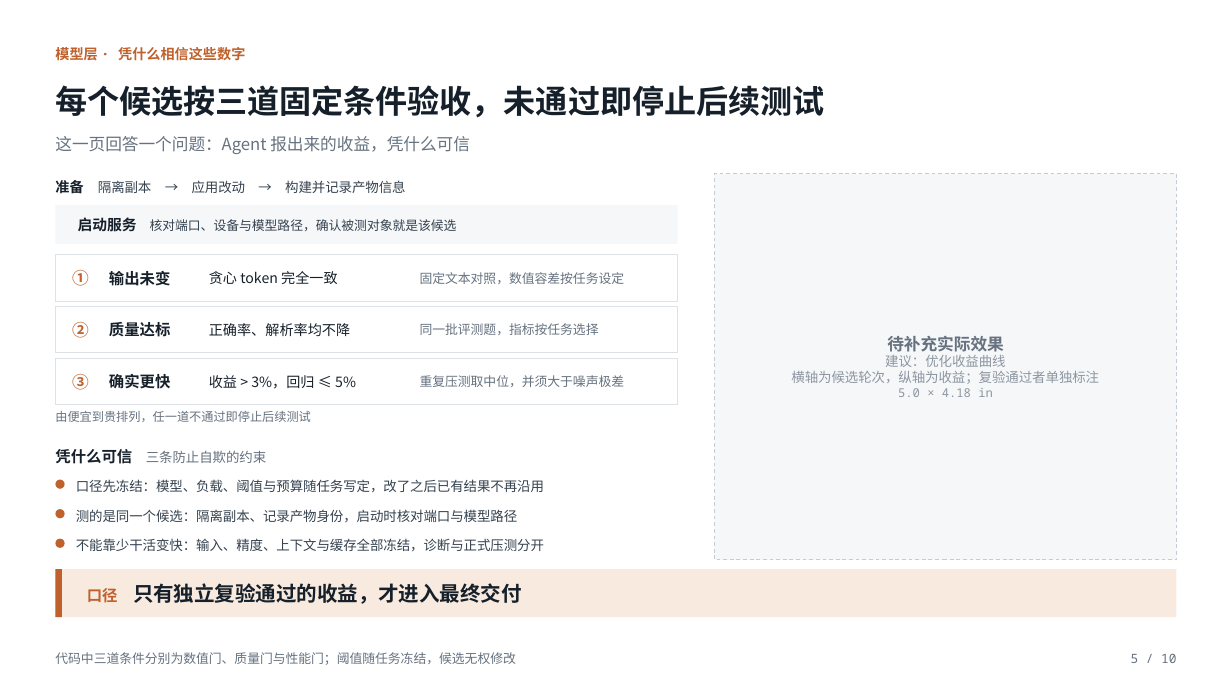
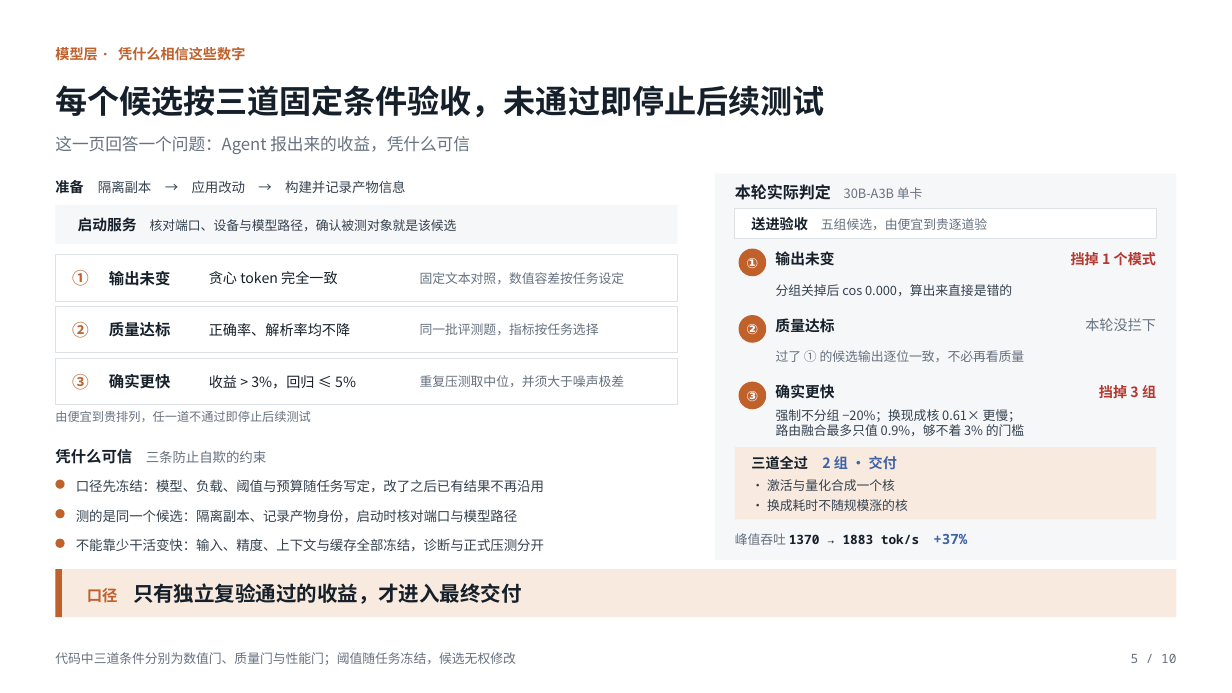
Before and after one commit to learning-sketch/sglang-maestro, a slide deck: slide 5 of slides/m100_agent_deck.pptx. Drawn at 1232x693 pixels with LibreOffice and Linux fonts; fonts in the diff are those of the drawing. Boxes give left, top, right and bottom in pixels: in the first picture for what was removed or moved away, otherwise in the second. Text is boxed around its words. In the diff, an @@ line names an element or a change of style, - is before the commit and + after.

```diff
--- a/slides/m100_agent_deck.pptx
+++ b/slides/m100_agent_deck.pptx
@@ rectangle at [714, 174, 1177, 560]: outline #C5CCD4 0.75 pt dashed to none @@
@@ text added at [735, 184, 923, 200], 10 pt, text #66727F @@
+本轮实际判定 30B-A3B 单卡
@@ rectangle added at [735, 209, 1156, 238], fill #FFFFFF, outline #DDE2E7 0.75 pt @@
@@ text added at [751, 217, 987, 230], 10 pt, text #66727F @@
+送进验收 五组候选，由便宜到贵逐道验
@@ ellipse added at [738, 249, 766, 276], fill #C0612C, 11 pt, text #FFFFFF, bold @@
+①
@@ text added at [775, 251, 834, 266], 11.5 pt, text #16202A, bold @@
+输出未变
@@ text added at [1071, 250, 1156, 268], 11 pt, text #B4382F, bold @@
+挡掉 1 个模式
@@ text added at [776, 284, 1012, 296], 10 pt, text #35424F @@
+分组关掉后 cos 0.000，算出来直接是错的
@@ ellipse added at [738, 315, 766, 343], fill #C0612C, 11 pt, text #FFFFFF, bold @@
+②
@@ text added at [775, 318, 834, 333], 11.5 pt, text #16202A, bold @@
+质量达标
@@ text added at [1085, 318, 1156, 331], 11 pt, text #66727F @@
+本轮没拦下
@@ text added at [776, 350, 1025, 362], 10 pt, text #66727F @@
+过了 ① 的候选输出逐位一致，不必再看质量
@@ text in rectangle at [791, 336, 1099, 397]: text removed @@
-待补充实际效果
-建议：优化收益曲线
-横轴为候选轮次，纵轴为收益；复验通过者单独标注
-5.0 × 4.18 in
@@ ellipse added at [738, 382, 766, 409], fill #C0612C, 11 pt, text #FFFFFF, bold @@
+③
@@ text added at [775, 384, 834, 399], 11.5 pt, text #16202A, bold @@
+确实更快
@@ text added at [1099, 383, 1156, 401], 11 pt, text #B4382F, bold @@
+挡掉 3 组
@@ text added at [776, 409, 1024, 436], 10 pt, text #35424F @@
+强制不分组 −20%；换现成核 0.61× 更慢；
+路由融合最多只值 0.9%，够不着 3% 的门槛
@@ rectangle added at [735, 447, 1156, 519], fill #F8EADF @@
@@ text added at [751, 454, 897, 472], 11 pt, text #3F63A8, bold @@
+三道全过 2 组 · 交付
@@ text added at [767, 479, 895, 491], 10 pt, text #35424F @@
+· 激活与量化合成一个核
@@ text added at [767, 499, 908, 511], 10 pt, text #35424F @@
+· 换成耗时不随规模涨的核
@@ text added at [735, 533, 967, 545], 10 pt, text #16202A, bold @@
+峰值吞吐 1370 → 1883 tok/s +37%
```
Also in this commit, not shown: 5 other files.
